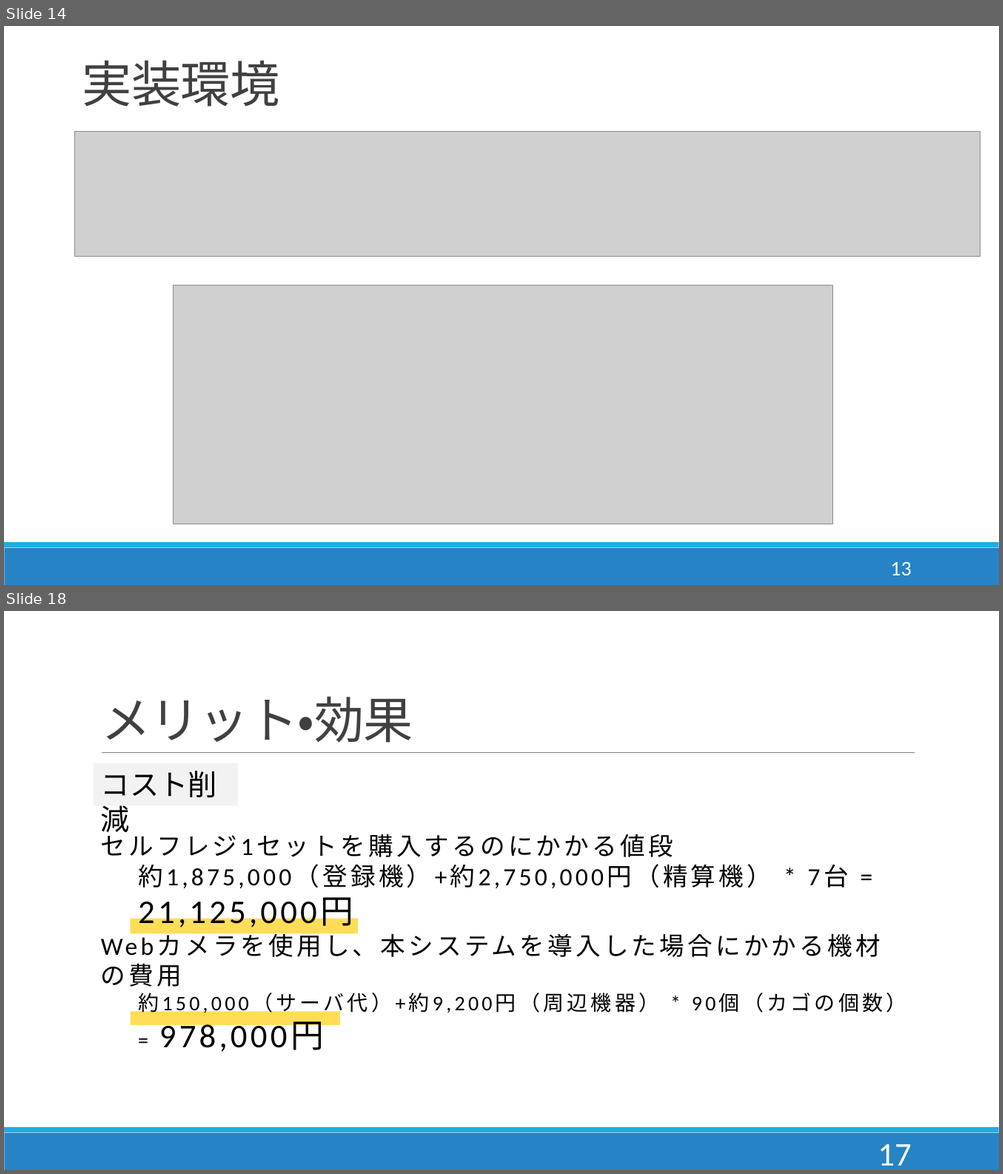
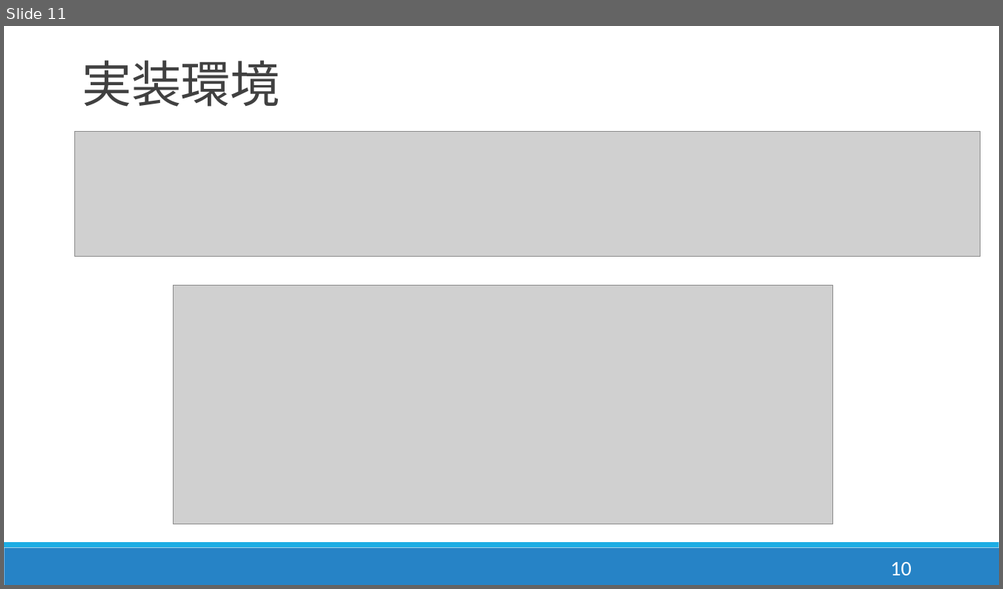
Before and after one commit to DJ956/YoloBarcodeReader, a slide deck: プレゼン/enpit_dan.pptx. Shown one above the other, each under a label of ours: slides 14 and 18 before the commit, slide 11 after it; the slides between them are not shown. The pictures are 1003x1174 and 1003x589 pixels, drawn with LibreOffice and Linux fonts; fonts in the diff are those of the drawing; grey boxes stand for pictures. Boxes give left, top, right and bottom in pixels: in the first picture for what was removed or moved away, otherwise in the second. Text is boxed around its words. In the diff, an @@ line names an element or a change of style, - is before the commit and + after.

```diff
--- a/プレゼン/enpit_dan.pptx
+++ b/プレゼン/enpit_dan.pptx
@@ slide 18 removed at (4,611,999,1170), background #FFFFFF; not listed: 2 template elements that a slide beside it also shows @@
@@ title removed at (101,696,413,743) @@
-メリット・効果
@@ rectangle removed at (94,763,238,806) @@
-コスト削減
@@ line removed from (102, 753) to (915, 753) @@
@@ text removed at (101,830,907,1017) @@
-セルフレジ1セットを購入するのにかかる値段
-  約1,875,000（登録機）+約2,750,000円（精算機） * 7台 = 21,125,000円
-Webカメラを使用し、本システムを導入した場合にかかる機材の費用
-  約150,000（サーバ代）+約9,200円（周辺機器） * 90個（カゴの個数） = 978,000円
@@ rectangle removed at (130,918,358,934) @@
@@ rectangle removed at (130,1011,340,1025) @@
@@ page number removed at (877,1145,910,1166) @@
-17
@@ what was slide 14 is now slide 11 @@
@@ page number at (890,562,910,576): text changed @@
-13
+10
```
Also in this commit, not shown: 6 slides changed, 7 slides added, 7 other slides removed, 1 other file.
